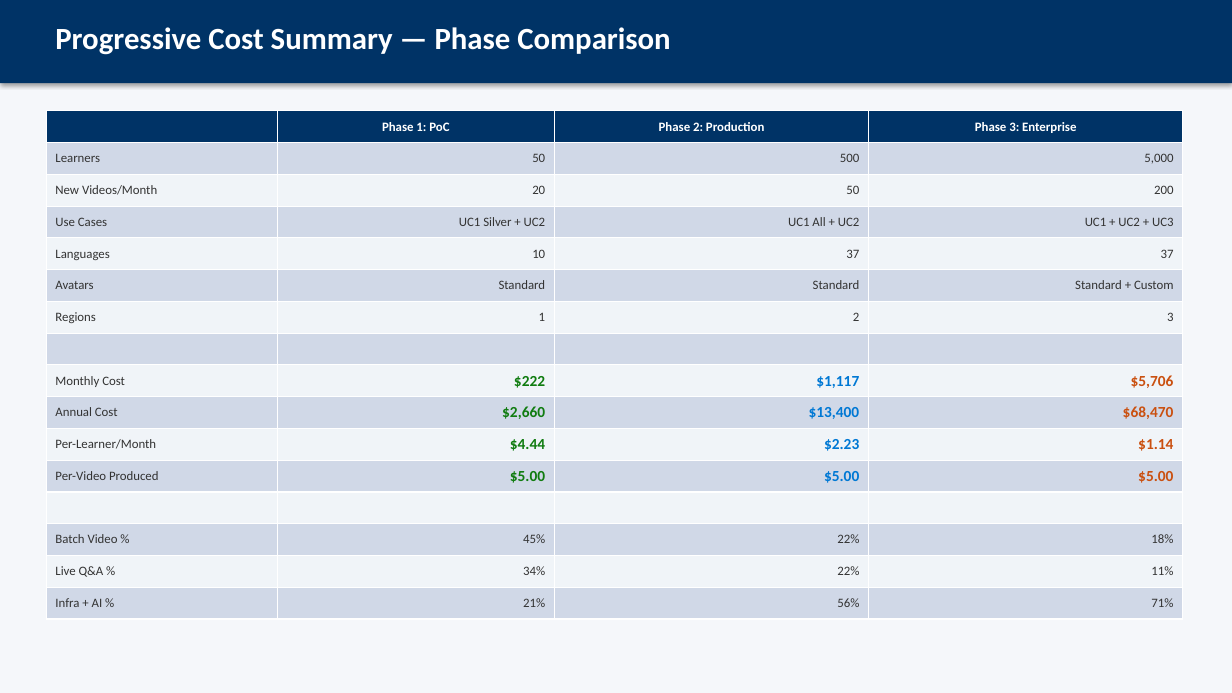
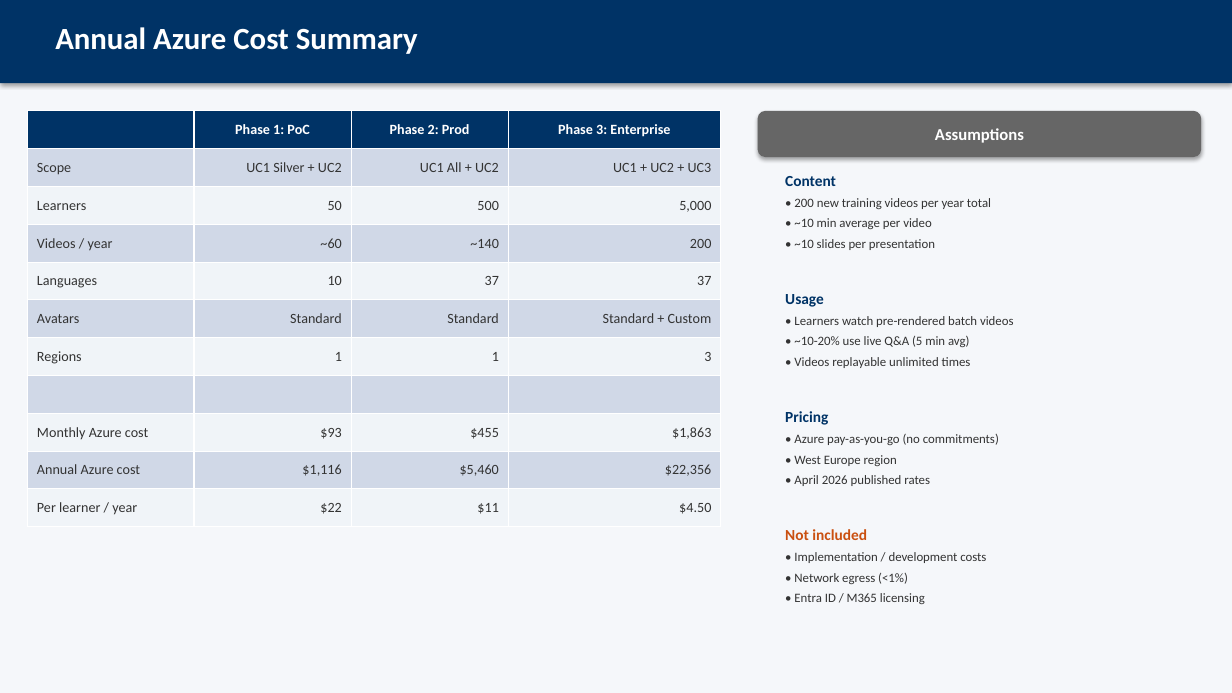
Before and after one commit to ozgurkarahan/ai-avatar-presenter, a slide deck: slide 5 of docs/RFI559-Cost-Estimation.pptx (slide 7 before the commit). Drawn at 1232x693 pixels with LibreOffice and Linux fonts; fonts in the diff are those of the drawing. Boxes give left, top, right and bottom in pixels: in the first picture for what was removed or moved away, otherwise in the second. Text is boxed around its words. In the diff, an @@ line names an element or a change of style, - is before the commit and + after.

```diff
--- a/docs/RFI559-Cost-Estimation.pptx
+++ b/docs/RFI559-Cost-Estimation.pptx
@@ text at (55,27,418,54): text changed @@
-Progressive Cost Summary — Phase Comparison
+Annual Azure Cost Summary
@@ table at (28,111,721,527) @@
-row 1:  | Phase 1: PoC | Phase 2: Production | Phase 3: Enterprise
+row 1:  | Phase 1: PoC | Phase 2: Prod | Phase 3: Enterprise
+row 2: Scope | UC1 Silver + UC2 | UC1 All + UC2 | UC1 + UC2 + UC3
-row 3: New Videos/Month | 20 | 50 | 200
-row 4: Use Cases | UC1 Silver + UC2 | UC1 All + UC2 | UC1 + UC2 + UC3
+row 4: Videos / year | ~60 | ~140 | 200
-row 7, column 3: 2
+row 7, column 3: 1
-row 9: Monthly Cost | $222 | $1,117 | $5,706
-row 10: Annual Cost | $2,660 | $13,400 | $68,470
-row 11: Per-Learner/Month | $4.44 | $2.23 | $1.14
-row 12: Per-Video Produced | $5.00 | $5.00 | $5.00
-row 13:  |  |  | 
-row 14: Batch Video % | 45% | 22% | 18%
-row 15: Live Q&A % | 34% | 22% | 11%
-row 16: Infra + AI % | 21% | 56% | 71%
+row 9: Monthly Azure cost | $93 | $455 | $1,863
+row 10: Annual Azure cost | $1,116 | $5,460 | $22,356
+row 11: Per learner / year | $22 | $11 | $4.50
@@ table: place and size @@
-table at (46,111,1183,619)
+table at (28,111,721,527)
@@ rounded rectangle added at (758,111,1202,157), fill #666666, 13 pt, text #FFFFFF, bold @@
+Assumptions
@@ text added at (785,176,1014,584), 10 pt, text #333333 @@
+Content
+• 200 new training videos per year total
+• ~10 min average per video
+• ~10 slides per presentation
+Usage
+• Learners watch pre-rendered batch videos
+• ~10-20% use live Q&A (5 min avg)
+• Videos replayable unlimited times
+Pricing
+• Azure pay-as-you-go (no commitments)
+• West Europe region
+• April 2026 published rates
+Not included
+• Implementation / development costs
+• Network egress (<1%)
+• Entra ID / M365 licensing
```
Also in this commit, not shown: 3 other slides changed, 1 slide added, 8 slides removed, 2 other files.
